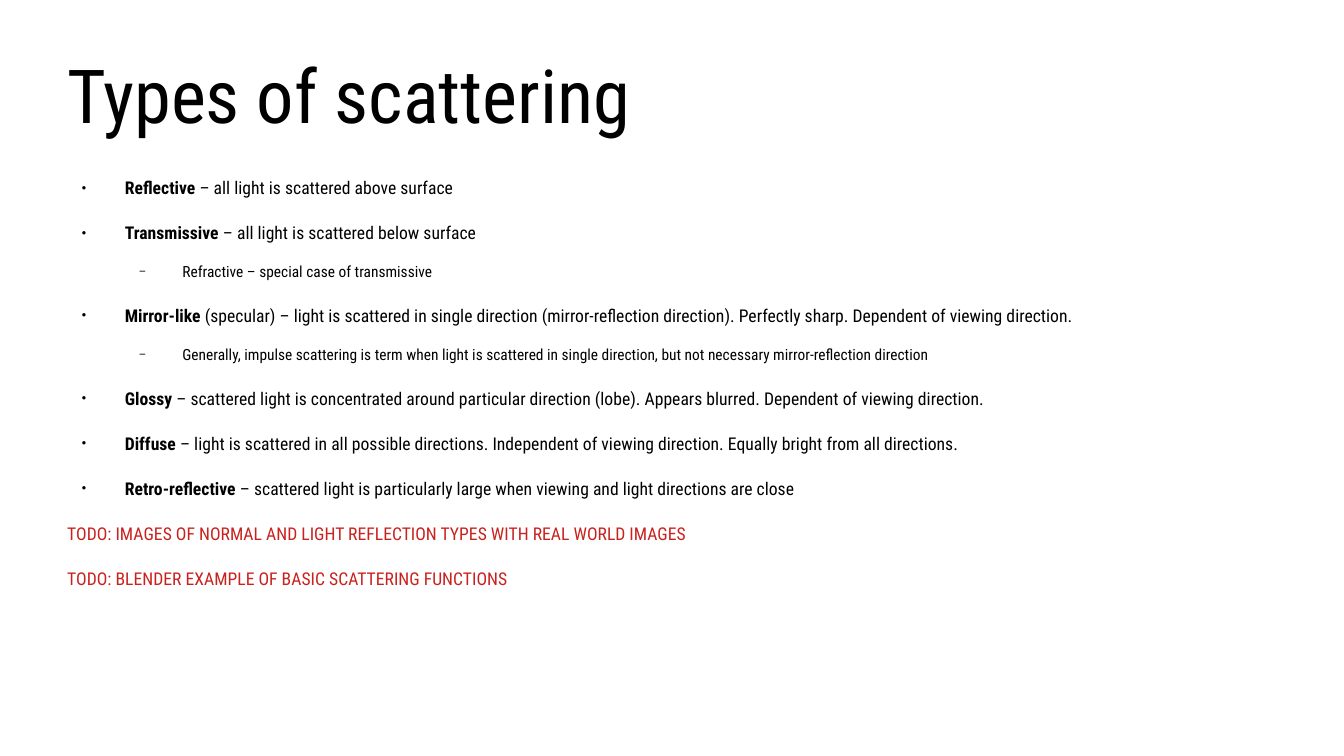
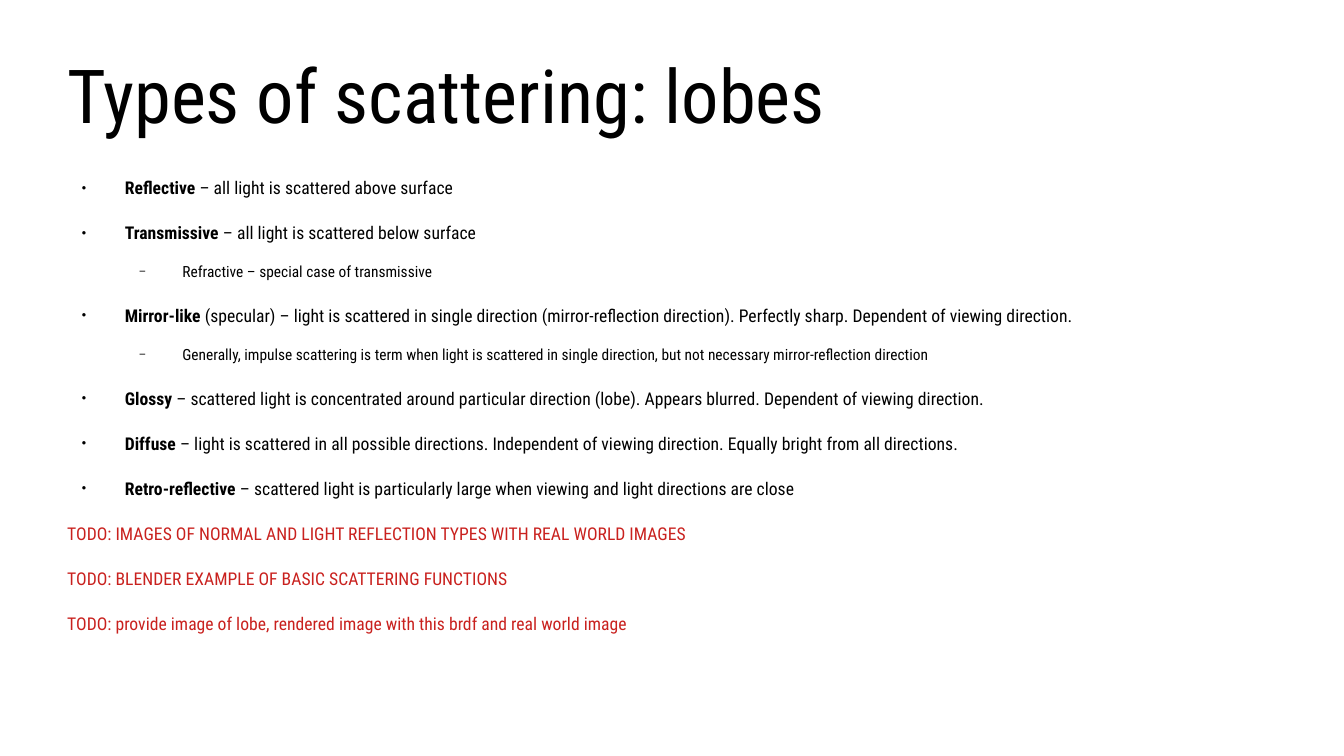
Before and after one commit to lorentzo/IntroductionToComputerGraphics, a slide deck: slide 34 of lectures/3_foundations_3d_scene/3_2_2_3D_models_material.odp (slide 30 before the commit). Drawn at 1344x756 pixels with LibreOffice and Linux fonts; fonts in the diff are those of the drawing. Boxes give left, top, right and bottom in pixels: in the first picture for what was removed or moved away, otherwise in the second. Text is boxed around its words. In the diff, an @@ line names an element or a change of style, - is before the commit and + after.

```diff
--- a/lectures/3_foundations_3d_scene/3_2_2_3D_models_material.odp
+++ b/lectures/3_foundations_3d_scene/3_2_2_3D_models_material.odp
@@ title at [67, 66, 825, 139]: text changed @@
-Types of scattering
+Types of scattering: lobes
@@ text at [67, 616, 627, 634]: paragraph added @@
+TODO: provide image of lobe, rendered image with this brdf and real world image
```
Also in this commit, not shown: 11 other slides changed, 12 slides added, 1 slide removed, 7 other files.
